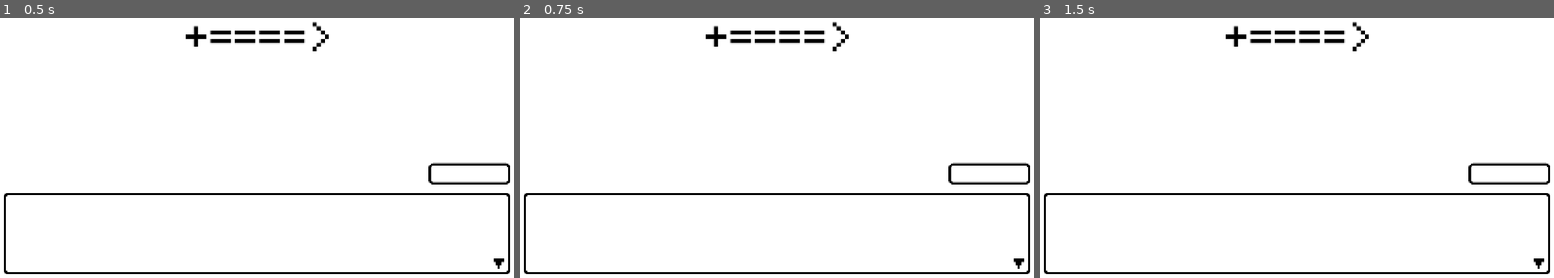
Above: before the commit, frames 1-3 (left to right).
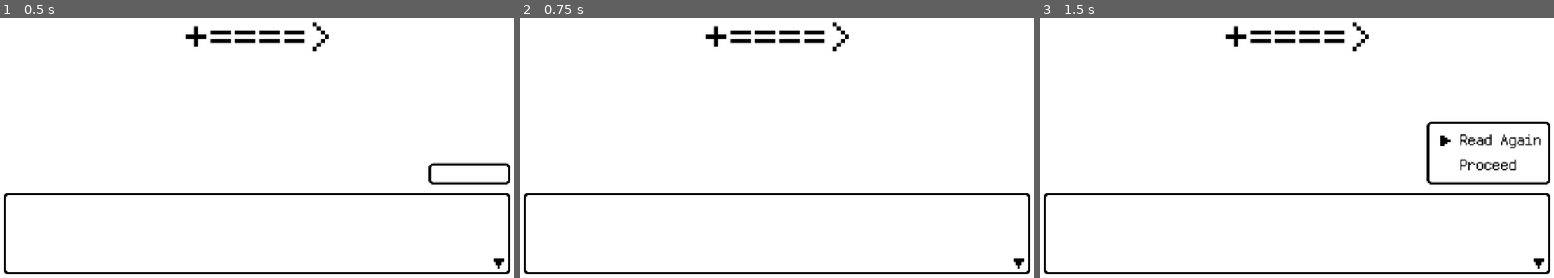
Above: after the commit, the same moments.

Repository: OzelotVanilla/sacrifircas
Game: Godot game, scene res://scenes/last_dose/MiniGameLastDose.tscn
Two runs of this game, one before a commit and one after it. Both use one fixed random seed, a clock stepped at 60 frames per second and the inputs below. This scene is started directly instead of the project's main scene.
Inputs:
- Up to frame 1 (0.5 s): no input
- Up to frame 2 (0.75 s): tap Enter (ui_accept) at 0.5 s; hold Enter (ui_accept) from 0.53 s (still down)
- Up to frame 3 (1.5 s): release Enter (ui_accept) at 1.28 s; tap Enter (ui_accept) at 1.35 s

Frame 1 is identical in both runs. In frame 2, 0.4% of the frame differs, in the area x 83-100%, y 55-65%; in frame 3, 1.3%, in the area x 75-100%, y 39-65%.
Error before the commit: Invalid access to property or key 'value' on a base object of type 'null instance'. (res://prefabs/chat_window/ChatChoiceWindow.gd:77)

Commit message:
fix - Input not handled by `ChatOverlay` and `MainGame` sometimes
Fixed the focus problem by rearranging game container,
 and set `ChatOverlay` input handling with explicit conditions.
Also make line edit automatically focused.

Diff:
--- a/prefabs/chat_window/ChatOverlay.gd
+++ b/prefabs/chat_window/ChatOverlay.gd
@@ -28,6 +28,7 @@
     self.chat_text_window__ref.show()
     self.chat_text_window__ref.text = text
     self.text_being_displayed__cache = text
+    self.chat_text_window__ref.is_primary_focused = true
     self.chat_text_window__ref.grab_focus()
 
 func showWhetherReadAgainChoice():
@@ -47,12 +48,15 @@
 
 func on_ChatTextWindow_finished() -> void:
     self.showWhetherReadAgainChoice()
+    self.chat_text_window__ref.is_primary_focused = false
 
 func on_focus_entered() -> void:
     if self.chat_choice_window__ref.is_visible_in_tree():
         self.chat_choice_window__ref.grab_focus()
+        self.chat_text_window__ref.is_primary_focused = false
     else:
         self.chat_text_window__ref.grab_focus()
+        self.chat_text_window__ref.is_primary_focused = true
 
 func __onReady__():
     pass
--- a/prefabs/chat_window/ChatTextWindow.gd
+++ b/prefabs/chat_window/ChatTextWindow.gd
@@ -28,6 +28,9 @@
 var has_remaining_text_to_show: bool:
     get():
         return self.label__ref.get_line_count() - self.label__ref.lines_skipped > 2
+
+## Become false when need to focus to option window.
+var is_primary_focused: bool = true
 
 
 func _unhandled_input(event: InputEvent) -> void: self.__onUnhandledInput__(event)
@@ -72,7 +75,7 @@
         self.down_arrow__ref.show()
 
 func __onUnhandledInput__(event: InputEvent) -> void:
-    if event.is_action_pressed("ui_accept") and self.has_focus():
+    if event.is_action_pressed("ui_accept") and self.is_primary_focused:
         self.on_input__ui_accept()
         get_viewport().set_input_as_handled()
 
--- a/scenes/main_game/MainGame.gd
+++ b/scenes/main_game/MainGame.gd
@@ -9,7 +9,9 @@
 
 @onready var game_container__ref: Control = $GameContainer
 
-@onready var line_edit__ref: LineEdit = $VBox/LineEdit
+@onready var menu_ui_vbox__ref: VBoxContainer = $MenuUIVBox
+
+@onready var line_edit__ref: LineEdit = $MenuUIVBox/LineEdit
 
 
 func _ready() -> void: self.__onReady__()
@@ -58,6 +60,9 @@
 ):
     self.requestCloseCurrentGame()
 
+    self.game_container__ref.show()
+    self.menu_ui_vbox__ref.hide()
+
     var game: BaseGame = scene.instantiate()
     self.game_container__ref.add_child(game)
     game.level_variation = level_variation
@@ -70,7 +75,11 @@
     for game in self.game_container__ref.get_children():
         self.game_container__ref.remove_child(game)
         game.queue_free()
+
+    self.game_container__ref.hide()
+    self.menu_ui_vbox__ref.show()
     self.line_edit__ref.clear()
+    self.line_edit__ref.grab_focus.call_deferred()
 
 func __onReady__():
     save_manager.createSave()
--- a/scenes/main_game/MainGame.tscn
+++ b/scenes/main_game/MainGame.tscn
@@ -23,7 +23,15 @@
 grow_vertical = 2
 script = ExtResource("1_qty2d")
 
-[node name="VBox" type="VBoxContainer" parent="." unique_id=512049698]
+[node name="GameContainer" type="Control" parent="." unique_id=525239506]
+layout_mode = 1
+anchors_preset = 15
+anchor_right = 1.0
+anchor_bottom = 1.0
+grow_horizontal = 2
+grow_vertical = 2
+
+[node name="MenuUIVBox" type="VBoxContainer" parent="." unique_id=512049698]
 layout_mode = 1
 anchors_preset = 15
 anchor_right = 1.0
@@ -32,7 +40,7 @@
 grow_vertical = 2
 alignment = 1
 
-[node name="Label" type="Label" parent="VBox" unique_id=1410042307]
+[node name="Label" type="Label" parent="MenuUIVBox" unique_id=1410042307]
 layout_mode = 2
 theme_override_colors/font_color = Color(0, 0, 0, 1)
 theme_override_fonts/font = ExtResource("2_bf1bb")
@@ -40,11 +48,11 @@
 text = "Enter your player code:"
 horizontal_alignment = 1
 
-[node name="Spacer_01" type="Control" parent="VBox" unique_id=1524856531]
+[node name="Spacer_01" type="Control" parent="MenuUIVBox" unique_id=1524856531]
 custom_minimum_size = Vector2(0, 80)
 layout_mode = 2
 
-[node name="LineEdit" type="LineEdit" parent="VBox" unique_id=1461582300]
+[node name="LineEdit" type="LineEdit" parent="MenuUIVBox" unique_id=1461582300]
 custom_minimum_size = Vector2(600, 80)
 layout_mode = 2
 size_flags_horizontal = 4
@@ -59,15 +67,15 @@
 placeholder_text = "Input and press ENTER key"
 alignment = 1
 
-[node name="Spacer_02" type="Control" parent="VBox" unique_id=1172993998]
+[node name="Spacer_02" type="Control" parent="MenuUIVBox" unique_id=1172993998]
 custom_minimum_size = Vector2(0, 120)
 layout_mode = 2
 
-[node name="HBox" type="HBoxContainer" parent="VBox" unique_id=527515965]
+[node name="HBox" type="HBoxContainer" parent="MenuUIVBox" unique_id=527515965]
 layout_mode = 2
 alignment = 1
 
-[node name="FinishAndStatButton" type="Button" parent="VBox/HBox" unique_id=96607839]
+[node name="FinishAndStatButton" type="Button" parent="MenuUIVBox/HBox" unique_id=96607839]
 custom_minimum_size = Vector2(360, 60)
 layout_mode = 2
 theme_override_colors/font_color = Color(0, 0, 0, 1)
@@ -81,13 +89,5 @@
 theme_override_styles/focus = SubResource("StyleBoxEmpty_kxs62")
 text = "Finish and See Stats"
 
-[node name="GameContainer" type="Control" parent="." unique_id=525239506]
-layout_mode = 1
-anchors_preset = 15
-anchor_right = 1.0
-anchor_bottom = 1.0
-grow_horizontal = 2
-grow_vertical = 2
-
-[connection signal="text_submitted" from="VBox/LineEdit" to="." method="on_LineEdit_text_submitted"]
-[connection signal="pressed" from="VBox/HBox/FinishAndStatButton" to="." method="on_FinishAndStatButton_pressed"]
+[connection signal="text_submitted" from="MenuUIVBox/LineEdit" to="." method="on_LineEdit_text_submitted"]
+[connection signal="pressed" from="MenuUIVBox/HBox/FinishAndStatButton" to="." method="on_FinishAndStatButton_pressed"]
